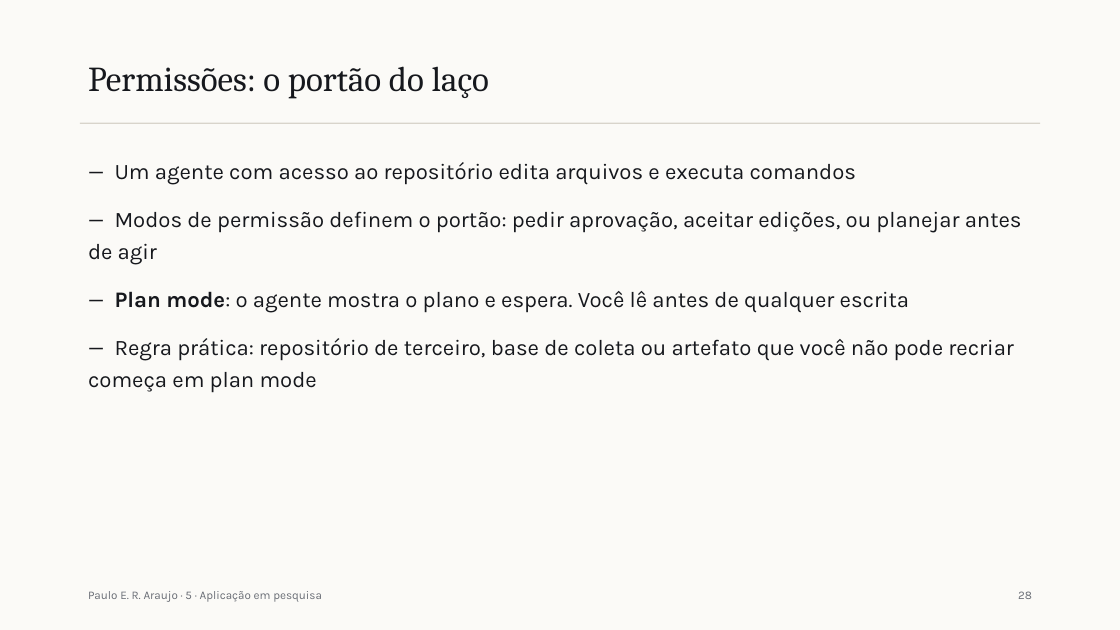
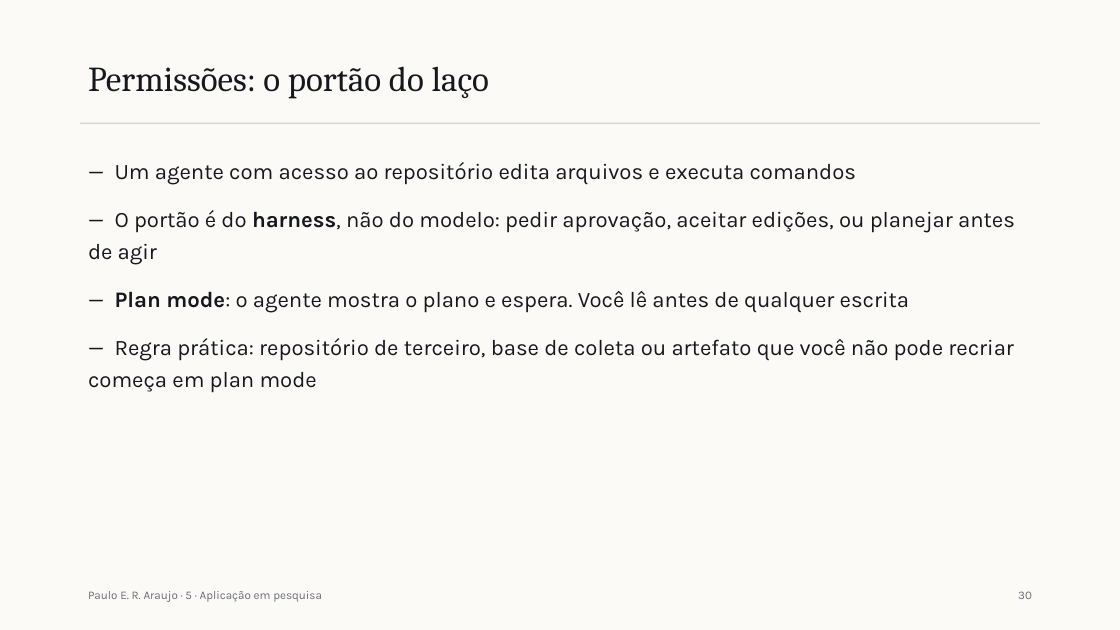
Before and after one commit to pumba-dev/claude-guide, a slide deck: slide 36 of slides/saida/aula-1.pptx (slide 34 before the commit). Drawn at 1120x630 pixels with LibreOffice and Linux fonts; fonts in the diff are those of the drawing. Boxes give left, top, right and bottom in pixels: in the first picture for what was removed or moved away, otherwise in the second. Text is boxed around its words. In the diff, an @@ line names an element or a change of style, - is before the commit and + after.

Commit message:
feat: add the harness concept across the course
Students were learning the pieces without ever naming what does the work.
The harness now opens block 2, answering the question block 1 leaves open,
and becomes the vocabulary for tool execution, permissions and compaction.

```diff
--- a/slides/saida/aula-1.pptx
+++ b/slides/saida/aula-1.pptx
@@ text at (x1=88, y1=210, x2=1015, y2=265): text changed @@
-— Modos de permissão definem o portão: pedir aprovação, aceitar edições, ou planejar antes de agir
+— O portão é do harness, não do modelo: pedir aprovação, aceitar edições, ou planejar antes de agir
@@ text at (x1=1018, y1=591, x2=1032, y2=599): text changed @@
-28
+30
```
Also in this commit, not shown: 25 other slides changed, 2 slides added, 7 other files.
